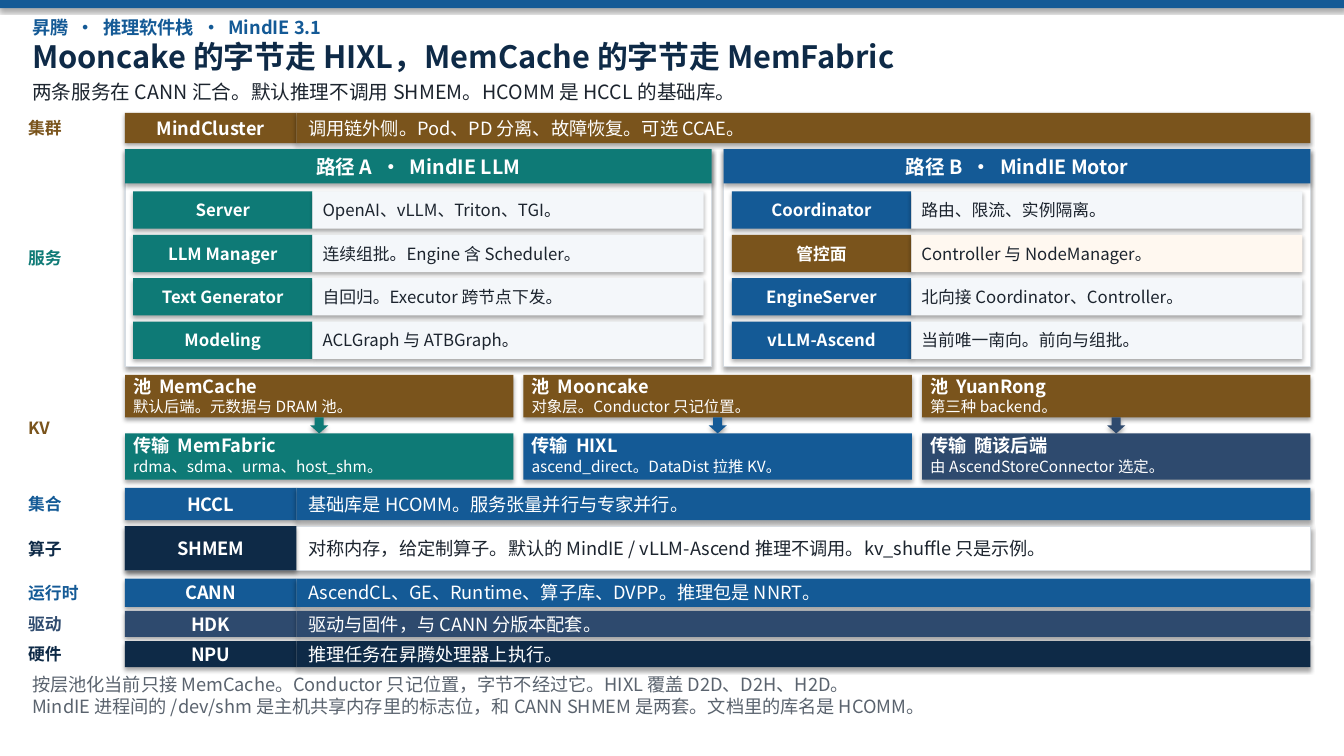
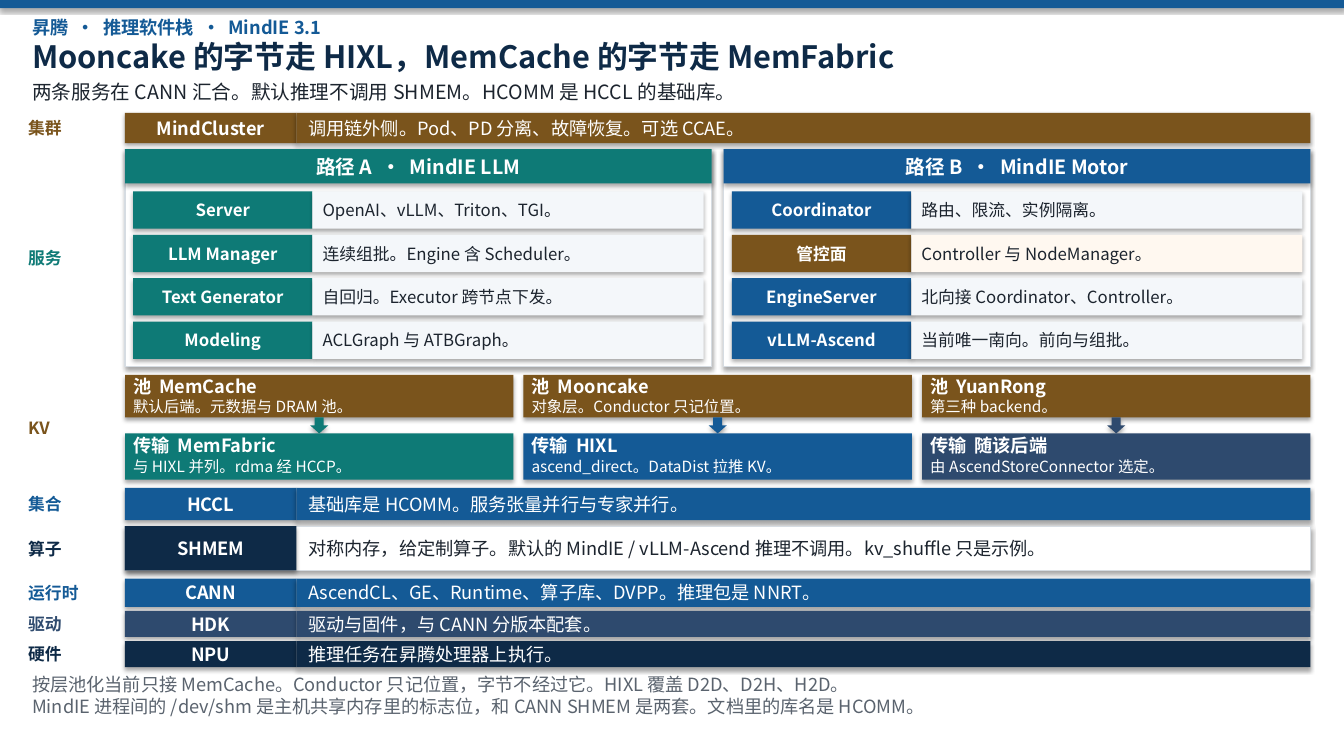
Before and after one commit to 69515164-rgb/UCL-MPComm, a slide deck: slide 1 of docs/ascend-infer-stack.pptx. Drawn at 1344x756 pixels with LibreOffice and Linux fonts; fonts in the diff are those of the drawing. Boxes give left, top, right and bottom in pixels: in the first picture for what was removed or moved away, otherwise in the second. Text is boxed around its words. In the diff, an @@ line names an element or a change of style, - is before the commit and + after.

```diff
--- a/docs/ascend-infer-stack.pptx
+++ b/docs/ascend-infer-stack.pptx
@@ text at (x1=133, y1=459, x2=352, y2=473): text changed @@
-rdma、sdma、urma、host_shm。
+与 HIXL 并列。rdma 经 HCCP。
```
Also in this commit, not shown: 1 other file.
